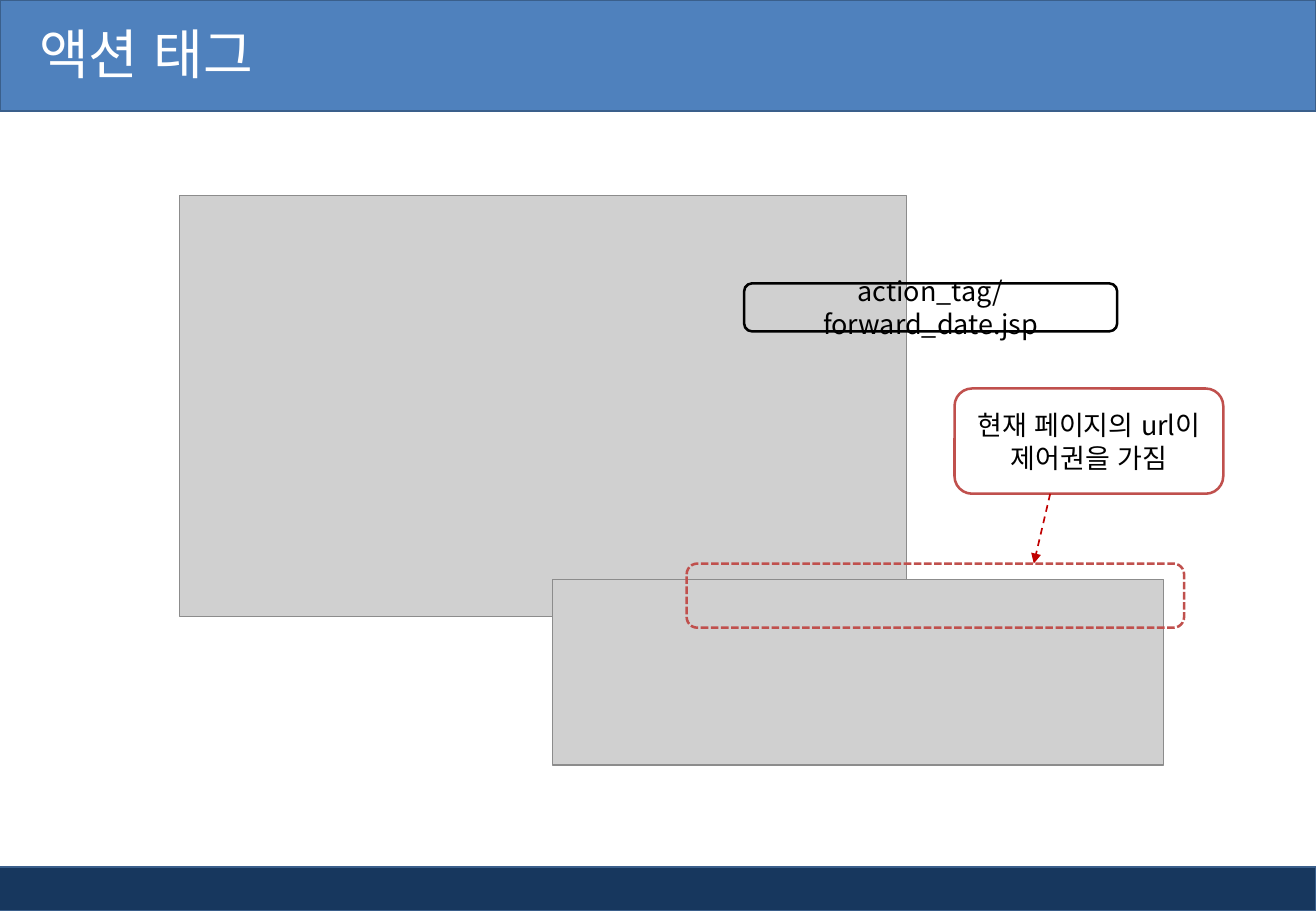
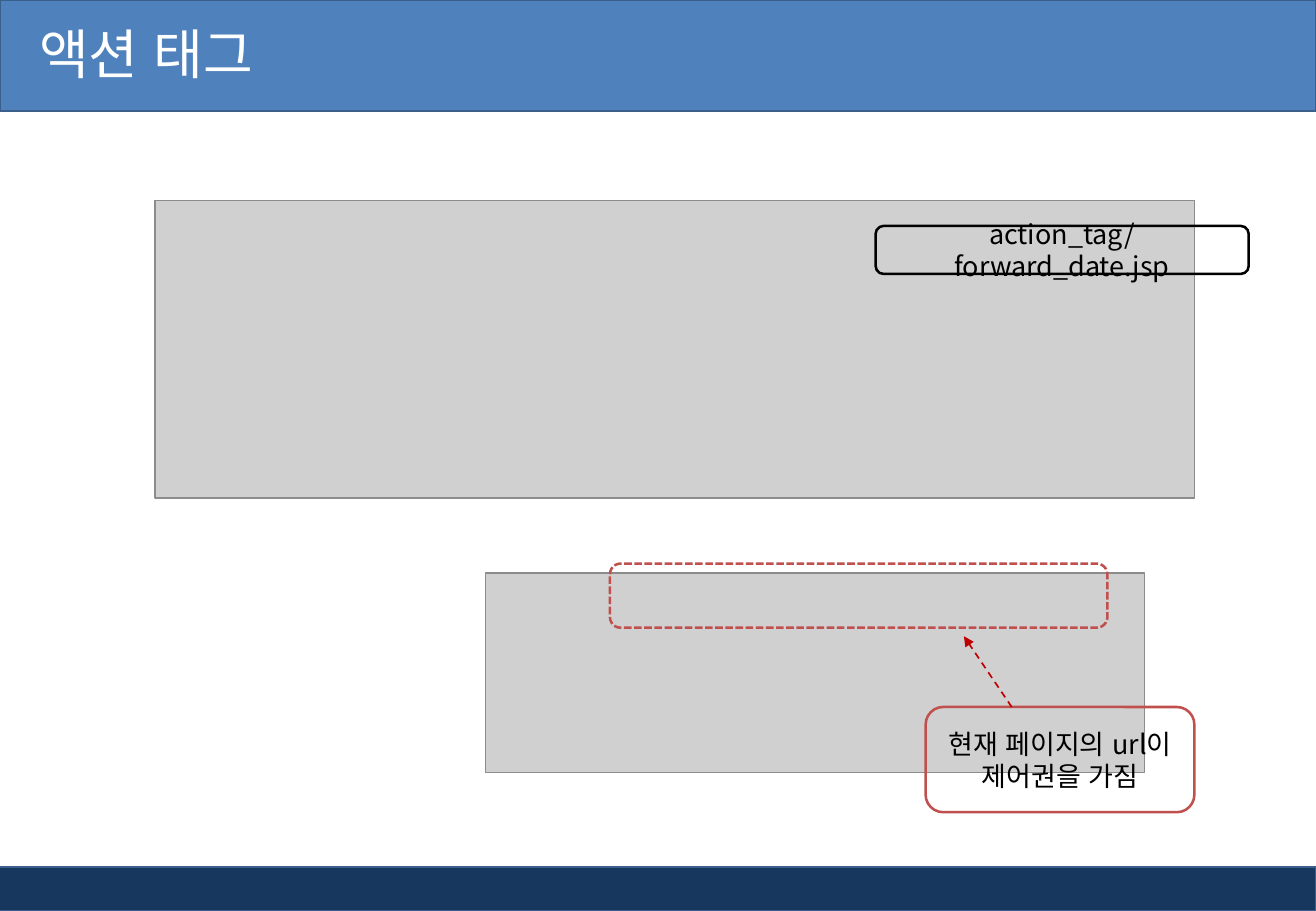
Before and after one commit to pshho/ngreen_project, a slide deck: slide 23 of jspWorks/자료/jsp_ppt/2장. Jsp 태그(스크립트, 디렉티브태그).pptx (slide 22 before the commit). Drawn at 1316x911 pixels with LibreOffice and Linux fonts; fonts in the diff are those of the drawing; grey boxes stand for pictures; background and template pictures are left out. Boxes give left, top, right and bottom in pixels: in the first picture for what was removed or moved away, otherwise in the second. Text is boxed around its words. In the diff, an @@ line names an element or a change of style, - is before the commit and + after.

```diff
--- a/jspWorks/자료/jsp_ppt/2장. Jsp 태그(스크립트, 디렉티브태그).pptx
+++ b/jspWorks/자료/jsp_ppt/2장. Jsp 태그(스크립트, 디렉티브태그).pptx
@@ picture: place and size @@
-picture at box(180, 196, 908, 616)
+picture at box(156, 200, 1196, 498)
@@ rounded rectangle "action_tag/forward_date.jsp": place and size @@
-rounded rectangle "action_tag/forward_date.jsp" at box(745, 283, 1118, 332)
+rounded rectangle "action_tag/forward_date.jsp" at box(876, 226, 1249, 275)
@@ rounded rectangle: place and size @@
-rounded rectangle at box(687, 564, 1184, 628)
+rounded rectangle at box(610, 564, 1107, 628)
@@ picture: place and size @@
-picture at box(553, 580, 1164, 766)
+picture at box(486, 574, 1146, 773)
@@ arrow moved from (1051, 493) - (1034, 564) to (1012, 707) - (965, 637) @@
@@ rounded rectangle "현재 페이지의 url이 제어권을 가짐": place and size @@
-rounded rectangle "현재 페이지의 url이 제어권을 가짐" at box(955, 389, 1224, 495)
+rounded rectangle "현재 페이지의 url이 제어권을 가짐" at box(926, 707, 1194, 813)
```
Also in this commit, not shown: 26 other slides changed, 2 slides added, 24 other files.
